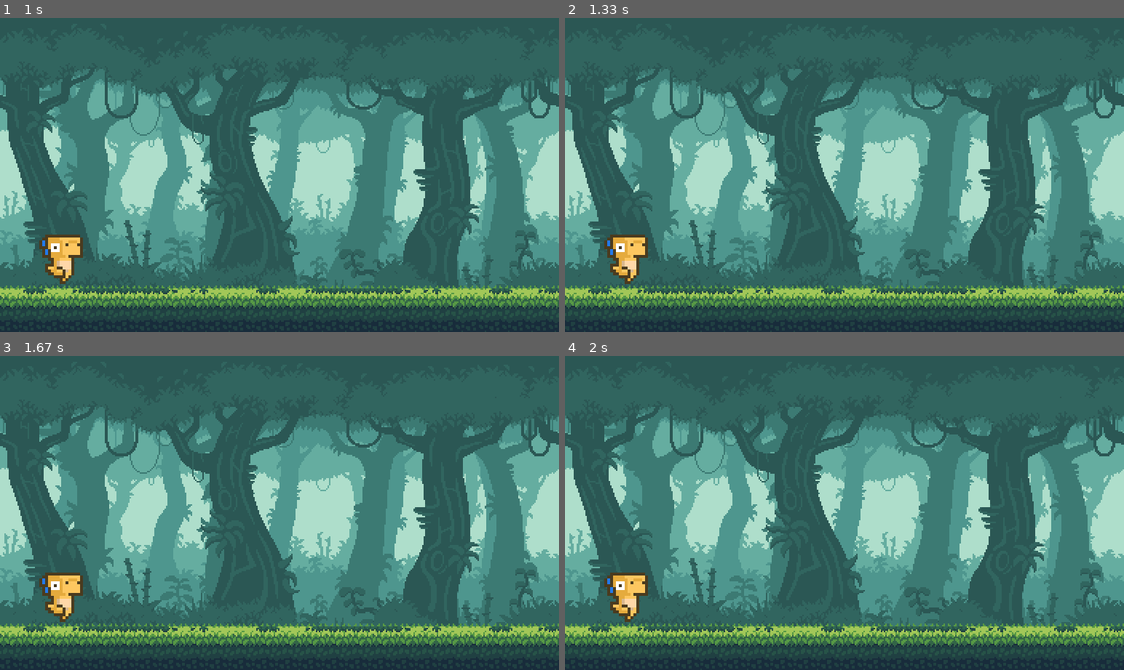
Above: before the commit, frames 1-4 (two rows, left to right).
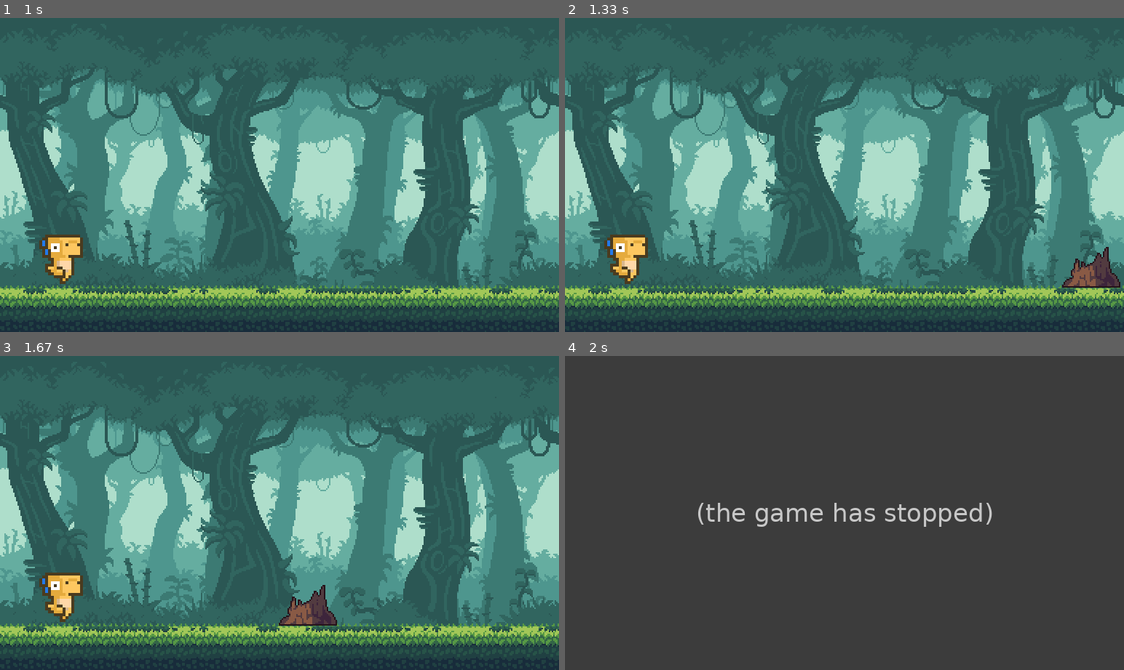
Above: after the commit, the same moments.

Repository: JakasaurusRex/Pygame-Workshop
Game: pygame game, started from dino-pygame/dino.py
The game is run twice, just before and just after one commit, with the same random seed, the same clock (stepped at 60 frames per second) and the same inputs.
Inputs:
- Up to frame 1 (1 s): tap Space at 0.33 s
- Up to frame 2 (1.33 s): no input
- Up to frame 3 (1.67 s): no input
- Up to frame 4 (2 s): no input

Frame 1 is identical in both runs. In frame 2, 0.7% of the frame differs, in the area x 88-100%, y 72-86%; in frame 3, 0.7%; in frame 4, 99%, in the area x 0-100%, y 0-100%.
After the commit the program exited at 1.97 s; later frames show no game.

Commit message:
finished game

Diff:
--- a/dino-pygame/dino.py
+++ b/dino-pygame/dino.py
@@ -1,8 +1,22 @@
 import pygame
+import random
+
+# DIMENSIONS OF THE SCREEN
+SCREEN_WIDTH = 768
+SCREEN_HEIGHT = 432
+
+# the height of the floor on the screen
+FLOOR_HEIGHT = 0
 
 DINO_JUMP_VEL = -40 # the dinosaurs jumping height
 GRAVITY = 4
 DINO_X_OFFSET = 50 # offset from the left edge of the screen
+
+# velocity the stump moves to the left
+STUMP_VEL = -15
+
+# the interval at which obstacles can spawn in MS
+OBSTACLE_SPAWN_RATE = [500, 1500]
 
 # load an image with a given path and scale it the given amount and return it
 def load_image(path, scale = 2):
@@ -35,6 +49,127 @@
 def draw_floor(screen, floor):
     screen.blit(floor, (0,screen.get_height()-floor.get_height()))
 
+# Obstacle handler class that spawns, despawns, and checks for collisions with obstacles
+class ObstacleHandler():
+    def __init__(self):
+        self.obstacle_classes = [] # this is a list of the classes of obstacles it can spawn!
+        self.obstacles = [] # list of the current existing obstacles
+        self.time_to_next_obstacle = pygame.time.get_ticks() + random.randint(OBSTACLE_SPAWN_RATE[0], OBSTACLE_SPAWN_RATE[1]) # time until the next obstacle spawns
+
+    # add an obstacle class to the list of possible obstacles
+    def add_obstacle(self, obstacle_class):
+        self.obstacle_classes.append(obstacle_class)
+
+    # spawn an obstacle - called every frame, checks clock to see if we have passed time for next obstacle
+    def spawn_obstacle(self, clock):
+        if pygame.time.get_ticks() >= self.time_to_next_obstacle:
+            # update the next obstacle timer
+            self.time_to_next_obstacle = pygame.time.get_ticks() + random.randint(OBSTACLE_SPAWN_RATE[0], OBSTACLE_SPAWN_RATE[1])
+            if len(self.obstacle_classes) > 0:
+                new_obstacle_class = random.choice(self.obstacle_classes) # chose a new random obstacle
+                new_obstacle = new_obstacle_class()
+
+                # set its position to be on the floor - the + 5 is just to make sure it lines up nicely
+                new_obstacle.set_position(SCREEN_WIDTH + new_obstacle.get_width(), FLOOR_HEIGHT - new_obstacle.get_height() + 5)
+                self.obstacles.append(new_obstacle)
+
+    # draw all the obstacles
+    def draw_obstacles(self, screen):
+        for obstacle in self.obstacles:
+            obstacle.draw(screen)
+
+    # update the physcis for all the obstacles
+    def obstacles_physics(self):
+        for obstacle in self.obstacles:
+            obstacle.physics()
+
+        # if a obstacle is off screen we set it to inactive - we remove all the ianctive obstacles from the list and they despawn
+        self.obstacles = [o for o in self.obstacles if o.active]
+
+    # check if an objects collider rect has collided with any of the obstacles collider rects
+    def check_collisions(self, object_collider_rect):
+        for obstacle in self.obstacles:
+            # collide_rect returns true if a collision occurs between 2 rects
+            if object_collider_rect.colliderect(obstacle.get_collider_rect()):
+                return True
+
+        return False
+
+# base obstacle class
+class Obstacle:
+    def __init__(self):
+        self.x = 0
+        self.y = 0
+        self.x_vel = 0
+
+        # collider rect is pretty much a box around the object that represents where it can be hit
+        self.collider_rect = pygame.Rect(0,0,1,1)
+
+        # if a obstacle is active it is on the screen, otherwise its inactive and can be despawned
+        self.active = True
+
+    # update the positon of the obstacle and collider
+    def set_position(self, x, y):
+        self.x = x
+        self.y = y
+        self.collider_rect.topleft = (self.x, self.y)
+
+    # return the collider rect
+    def get_collider_rect(self):
+        return self.collider_rect
+
+    def draw(self, screen):
+        # Should be overridden by subclasses
+        pass
+
+    def physics(self):
+        # Should be overridden by subclasses
+        pass
+
+# stump class - inherits from obstacle and uses the stump asset
+class Stump(Obstacle):
+    def setup_stump(self):
+        self.stump_sprite = load_image('dino-pygame/assets/obstacles/stump.png', 2)
+        # setup the collider rect with the width and height of the stump
+        self.collider_rect = pygame.Rect( 0, 0, self.get_width(), self.get_height())
+
+     # get the height of the stump surface
+    def get_height(self):
+        return self.stump_sprite.get_height()
+
+    # get the width of the stump surface
+    def get_width(self):
+        return self.stump_sprite.get_width()
+
+    # draw to the screen
+    def draw(self, screen):
+        screen.blit(self.stump_sprite, (self.x, self.y))
+
+    # set position and collider position
+    def set_position(self, x, y):
+       self.x = x
+       self.y = y
+       self.collider_rect.topleft = (x, y)
+
+    # stump just moves left - also check if its off screen for setting inactive
+    def physics(self):
+        new_x_pos = self.x + STUMP_VEL
+        self.set_position(new_x_pos, self.y)
+
+        if new_x_pos < 0 - self.get_width():
+            self.active = False
+
+    # return the collider rect
+    def get_collider_rect(self):
+        return self.collider_rect
+
+    # call obstacle init and setup the stump
+    def __init__(self):
+        super().__init__()
+        self.setup_stump()
+
+
+
 class Dino:
     # intialize the surfaces for each of the states - run 1 and run 2 are used to make it look like the dinosaur is running
     def setup_dino(self):
@@ -43,6 +178,9 @@
         self.dino_run1 = load_image('dino-pygame/assets/dino/dino_run1.png', 4)
         self.dino_run2 = load_image('dino-pygame/assets/dino/dino_run2.png', 4)
 
+        # instantiate the collider rect with the default position and the width and height
+        self.collider_rect = pygame.Rect( 0, 0, self.get_width(), self.get_height())
+
     # return the current surface of the dinosaur depending upon the state
     def current_sprite(self):
         if self.state == "idle":
@@ -50,11 +188,11 @@
         elif self.state == "jump":
             return self.dino_jump
         elif self.state == "run":
-            if self.frame == 1:
-                self.frame = 2
+            if self.runnning_frame == 1:
+                self.runnning_frame = 2
                 return self.dino_run1
             else:
-                self.frame = 1
+                self.runnning_frame = 1
                 return self.dino_run2
 
     # get the height of the dinosaur surface
@@ -68,11 +206,18 @@
     # draw the dinosaur to the screen
     def draw(self, screen):
         screen.blit(self.current_sprite(), (self.x, self.y))
+
+    # return the dinos collider rect
+    def get_collider_rect(self):
+        return self.collider_rect
 
     # update the position of the dinosaur
     def set_position(self, x, y, is_floor=False):
         self.x = x
         self.y = y
+
+        # update the collider rect with the new position
+        self.collider_rect.topleft = (x, y)
 
         # if the y we are passing in is the same as the floor, we can set this bool to true and update value
         if is_floor:
@@ -108,8 +253,9 @@
         self.setup_dino()
         self.x = 0
         self.y = 0
+        self.floor_y = 0
         self.state = "run"
-        self.frame = 1
+        self.runnning_frame = 1
         self.jump = False
         self.falling = False
         self.vel_y = 0
@@ -117,7 +263,7 @@
 def main():
     # pygame setup
     pygame.init()
-    screen = pygame.display.set_mode((768, 432))
+    screen = pygame.display.set_mode((SCREEN_WIDTH, SCREEN_HEIGHT))
     clock = pygame.time.Clock()
     running = True
 
@@ -125,9 +271,17 @@
     backgrounds = setup_backgrounds()
     floor = setup_floor()
 
+    # global lets us edit globally created variables - we are editing the FLOOR_HEIGHT at the top of the file to be used when spawning objects
+    global FLOOR_HEIGHT
+    FLOOR_HEIGHT = screen.get_height()-floor.get_height()
+
     # Create a Dino Object and set its position
     dino = Dino()
-    dino.set_position(DINO_X_OFFSET, screen.get_height()-floor.get_height()-dino.get_height(), True)
+    dino.set_position(DINO_X_OFFSET, FLOOR_HEIGHT-dino.get_height(), True)
+
+    # create the obstacle handler and add the stump as one of the classes that cna be instantiated
+    obstacle_handler = ObstacleHandler()
+    obstacle_handler.add_obstacle(Stump)
 
     # MAIN GAME LOOP
     while running:
@@ -150,6 +304,13 @@
         dino.physics()
         dino.draw(screen)
 
+        obstacle_handler.spawn_obstacle(clock)
+        obstacle_handler.obstacles_physics()
+        obstacle_handler.draw_obstacles(screen)
+
+        if(obstacle_handler.check_collisions(dino.get_collider_rect())):
+            running = False
+
         # flip() the display to put your work on screen
         pygame.display.flip()
 
